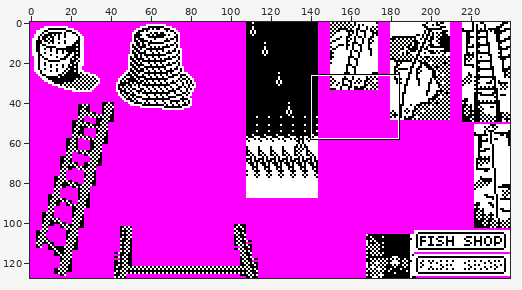
Two versions of one sprite sheet, data/masked_items.png. The first picture is a wide view before the edit; the outline marks the close-up.
Close-up. Earlier state:
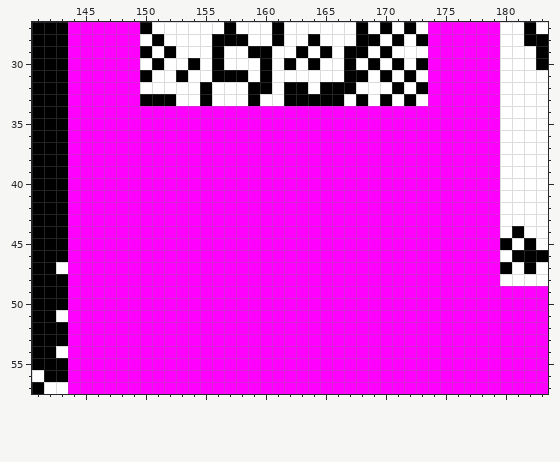
The file is 240x128 pixels. Colours within 5 levels of each other are drawn and written as one. Shown: x 141..183, y 27..57.
The same view after the edit:
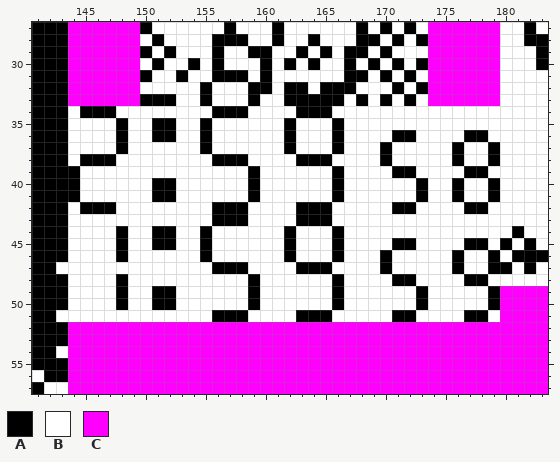
Palette (. is transparent): A #000000  B #ffffff  C #ff00ff
What changed:
@@ x 141..183 @@
 33 AAACCCCCCAAABBABBBABBAAAAABABABABCCCCCCBBBB
-34 AAACCCCCCCCCCCCCCCCCCCCCCCCCCCCCCCCCCCCBBBB
-35 AAACCCCCCCCCCCCCCCCCCCCCCCCCCCCCCCCCCCCBBBB
-36 AAACCCCCCCCCCCCCCCCCCCCCCCCCCCCCCCCCCCCBBBB
-37 AAACCCCCCCCCCCCCCCCCCCCCCCCCCCCCCCCCCCCBBBB
-38 AAACCCCCCCCCCCCCCCCCCCCCCCCCCCCCCCCCCCCBBBB
-39 AAACCCCCCCCCCCCCCCCCCCCCCCCCCCCCCCCCCCCBBBB
-40 AAACCCCCCCCCCCCCCCCCCCCCCCCCCCCCCCCCCCCBBBB
-41 AAACCCCCCCCCCCCCCCCCCCCCCCCCCCCCCCCCCCCBBBB
-42 AAACCCCCCCCCCCCCCCCCCCCCCCCCCCCCCCCCCCCBBBB
-43 AAACCCCCCCCCCCCCCCCCCCCCCCCCCCCCCCCCCCCBBBB
-44 AAACCCCCCCCCCCCCCCCCCCCCCCCCCCCCCCCCCCCBABB
-45 AAACCCCCCCCCCCCCCCCCCCCCCCCCCCCCCCCCCCCABAB
-46 AAACCCCCCCCCCCCCCCCCCCCCCCCCCCCCCCCCCCCBAAA
-47 AABCCCCCCCCCCCCCCCCCCCCCCCCCCCCCCCCCCCCABAB
-48 AAACCCCCCCCCCCCCCCCCCCCCCCCCCCCCCCCCCCCBBBB
-49 AAACCCCCCCCCCCCCCCCCCCCCCCCCCCCCCCCCCCCCCCC
-50 AAACCCCCCCCCCCCCCCCCCCCCCCCCCCCCCCCCCCCCCCC
-51 AABCCCCCCCCCCCCCCCCCCCCCCCCCCCCCCCCCCCCCCCC
+34 AAABAAABBBBBBBBAAABBBBAAABBBBBBBBBBBBBBBBBB
+35 AAABBBBABBAABBABBBBBBABBBABBBBBBBBBBBBBBBBB
+36 AAABBBBABBAABBABBBBBBABBBABBBBAABBBBAABBBBB
+37 AAABBBBABBBBBBABBBBBBABBBABBBABBBBBABBABBBB
+38 AAABAAABBBBBBBBAAABBBBAAABBBBABBBBBABBABBBB
+39 AAAABBBBBBBBBBBBBBABBBBBBABBBBAABBBBAABBBBB
+40 AAAABBBBBBAABBBBBBABBBBBBABBBBBBABBABBABBBB
+41 AAAABBBBBBAABBBBBBABBBBBBABBBBBBABBABBABBBB
+42 AAABAAABBBBBBBBAAABBBBAAABBBBBAABBBBAABBBBB
+43 AAABBBBBBBBBBBBAAABBBBAAABBBBBBBBBBBBBBBBBB
+44 AAABBBBABBAABBABBBBBBABBBABBBBBBBBBBBBBBABB
+45 AAABBBBABBAABBABBBBBBABBBABBBBAABBBBAABABAB
+46 AAABBBBABBBBBBABBBBBBABBBABBBABBBBBABBABAAA
+47 AABBBBBBBBBBBBBAAABBBBAAABBBBABBBBBABBAABAB
+48 AAABBBBABBBBBBBBBBABBBBBBABBBBAABBBBAABBBBB
+49 AAABBBBABBAABBBBBBABBBBBBABBBBBBABBBBBACCCC
+50 AAABBBBABBAABBBBBBABBBBBBABBBBBBABBBBBACCCC
+51 AABBBBBBBBBBBBBAAABBBBAAABBBBBAABBBBAABCCCC
 52 AAACCCCCCCCCCCCCCCCCCCCCCCCCCCCCCCCCCCCCCCC
Changed places in both close-ups, as pixel boxes (x1, y1, x2, y2):
changed: (68, 106, 500, 322)
